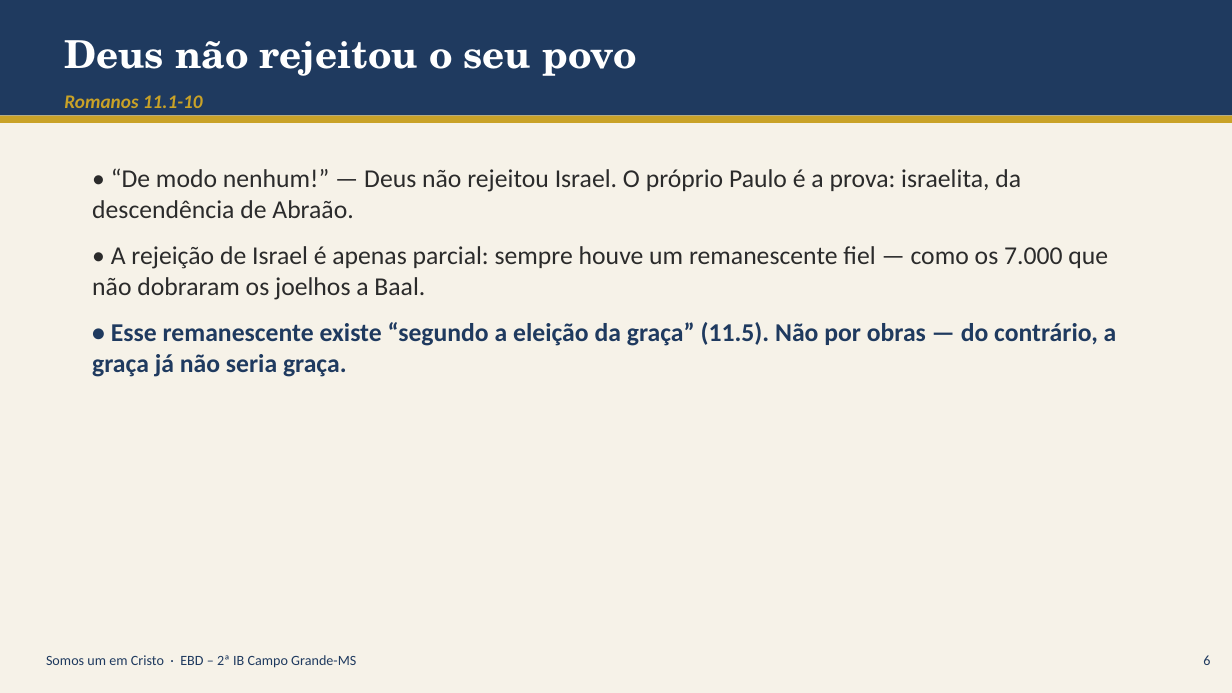
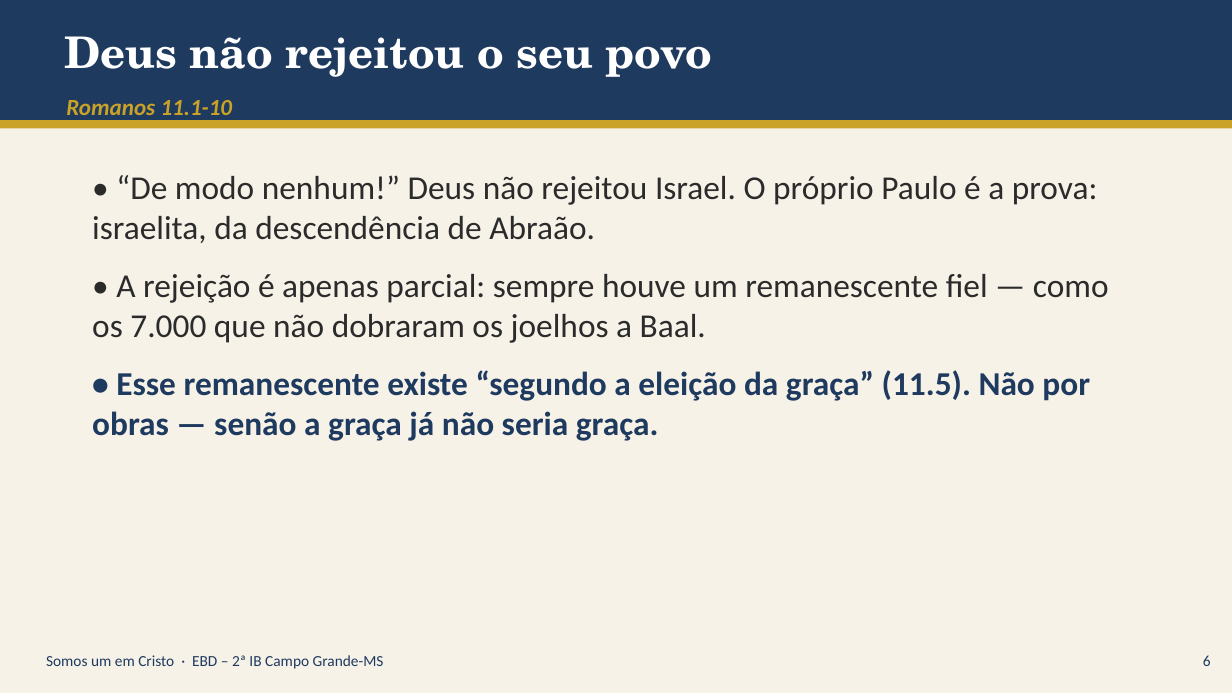
Before and after one commit to aluizio-netizen/campaign-3, a slide deck: slide 6 of aula-somos-um-em-cristo/Somos_um_em_Cristo_apresentacao.pptx. Drawn at 1232x693 pixels with LibreOffice and Linux fonts; fonts in the diff are those of the drawing. Boxes give left, top, right and bottom in pixels: in the first picture for what was removed or moved away, otherwise in the second. Text is boxed around its words. In the diff, an @@ line names an element or a change of style, - is before the commit and + after.

```diff
--- a/aula-somos-um-em-cristo/Somos_um_em_Cristo_apresentacao.pptx
+++ b/aula-somos-um-em-cristo/Somos_um_em_Cristo_apresentacao.pptx
@@ rectangle resized from (x1=0, y1=0, x2=1232, y2=116) to (x1=0, y1=0, x2=1232, y2=120) @@
@@ text "Deus não rejeitou o seu ..." at (x1=64, y1=36, x2=713, y2=77): size 30 to 34 pt @@
@@ text "Romanos 11.1-10" at (x1=66, y1=100, x2=233, y2=121): size 15 to 18 pt @@
@@ rectangle moved from (x1=0, y1=116, x2=1232, y2=123) to (x1=0, y1=120, x2=1232, y2=128) @@
@@ text at (x1=92, y1=175, x2=1109, y2=441): text changed; size 20 to 26 pt @@
-• “De modo nenhum!” — Deus não rejeitou Israel. O próprio Paulo é a prova: israelita, da descendência de Abraão.
-• A rejeição de Israel é apenas parcial: sempre houve um remanescente fiel — como os 7.000 que não dobraram os joelhos a Baal.
-• Esse remanescente existe “segundo a eleição da graça” (11.5). Não por obras — do contrário, a graça já não seria graça.
+• “De modo nenhum!” Deus não rejeitou Israel. O próprio Paulo é a prova: israelita, da descendência de Abraão.
+• A rejeição é apenas parcial: sempre houve um remanescente fiel — como os 7.000 que não dobraram os joelhos a Baal.
+• Esse remanescente existe “segundo a eleição da graça” (11.5). Não por obras — senão a graça já não seria graça.
@@ text "Somos um em Cristo · ..." at (x1=46, y1=655, x2=384, y2=669): size 11 to 12 pt @@
```
Also in this commit, not shown: 21 other slides changed, 1 other file.
